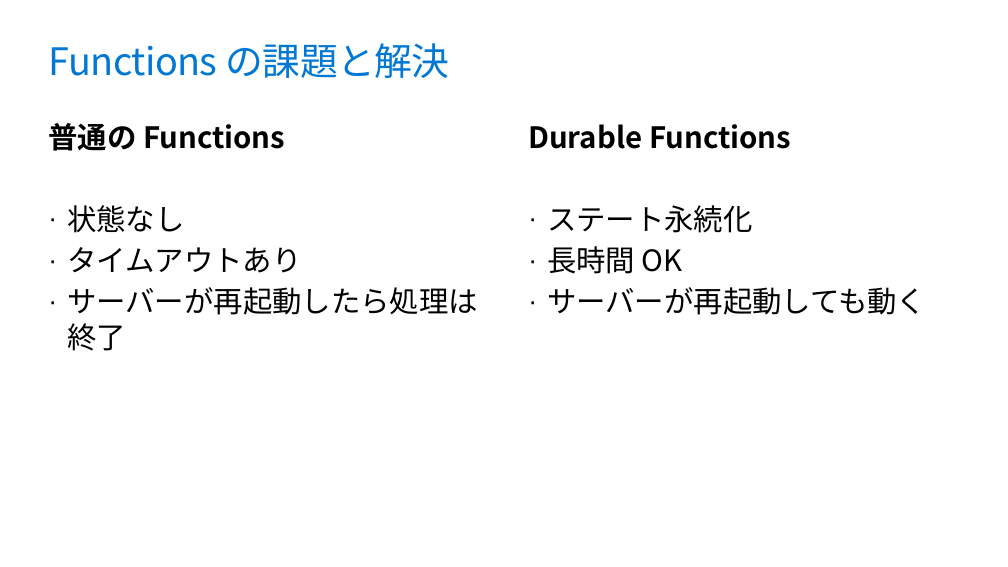
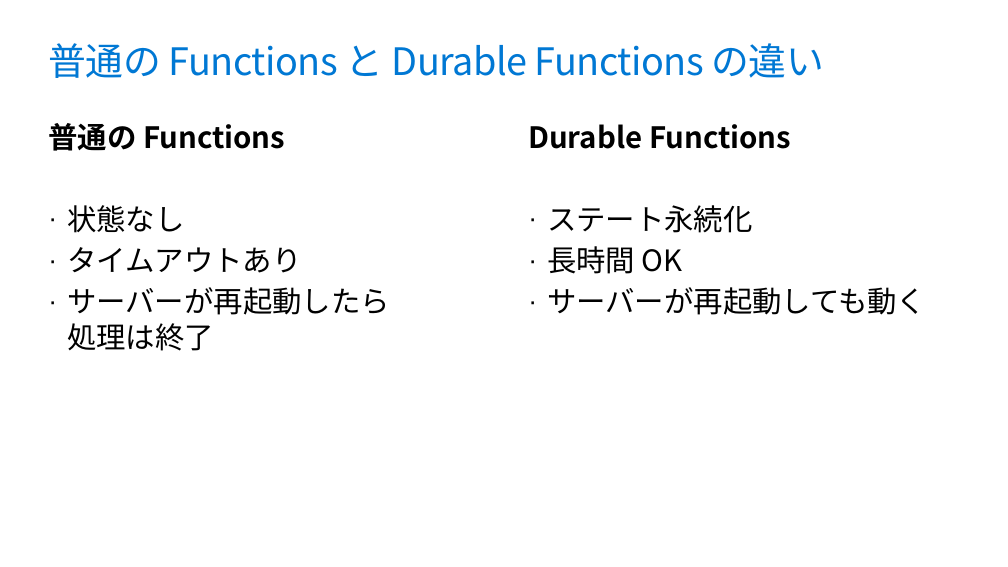
Before and after one commit to runceel/yonayona-durable, a slide deck: slide 10 of slides/slides.pptx. Drawn at 1008x567 pixels with LibreOffice and Linux fonts; fonts in the diff are those of the drawing; background and template pictures are left out. Boxes give left, top, right and bottom in pixels: in the first picture for what was removed or moved away, otherwise in the second. Text is boxed around its words. In the diff, an @@ line names an element or a change of style, - is before the commit and + after.

```diff
--- a/slides/slides.pptx
+++ b/slides/slides.pptx
@@ title at bbox=[49, 43, 824, 78]: text changed @@
-Functions の課題と解決
+普通の Functions と Durable Functions の違い
@@ text at bbox=[67, 287, 390, 351]: spaces changed @@
-· サーバーが再起動したら処理は終了
+· サーバーが再起動したら
+  処理は終了
```
Also in this commit, not shown: 9 other slides changed, 1 slide added, 1 other file.
